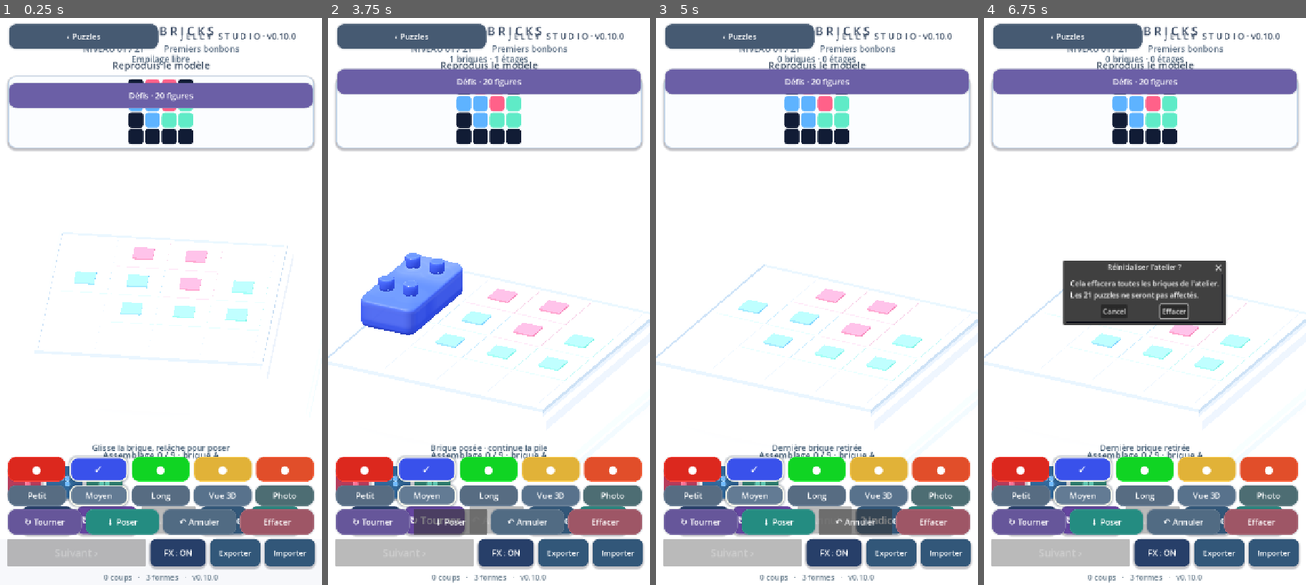
Above: before the commit, frames 1-4 (left to right).
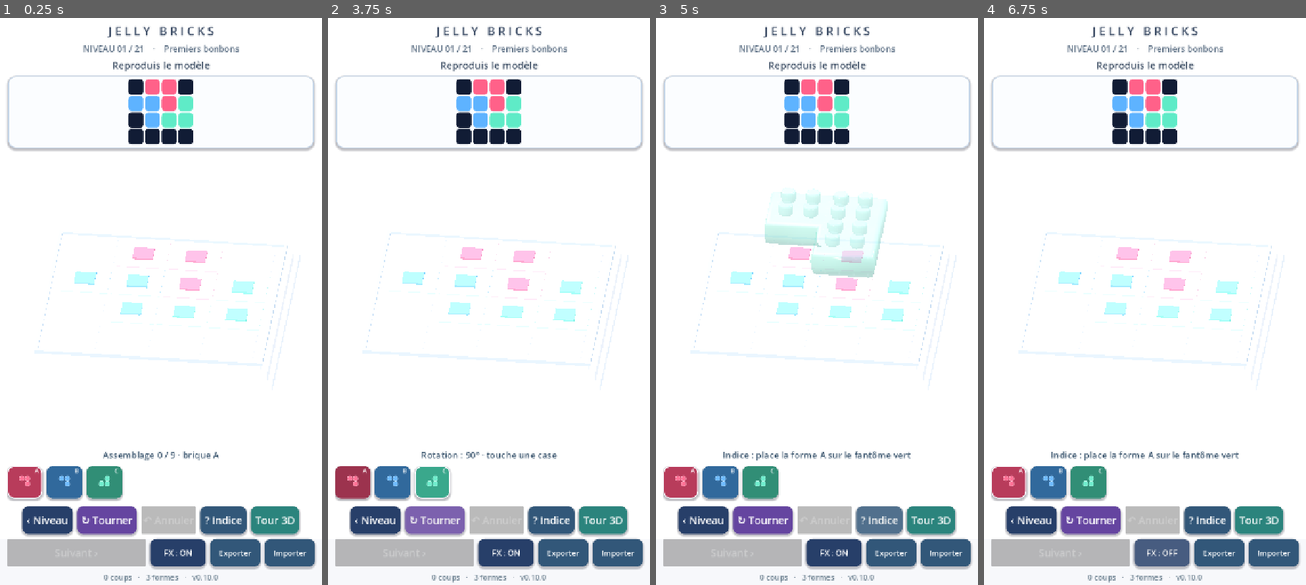
Above: after the commit, the same moments.

Repository: dbrckk/Jelly-bricks
Game: Godot game, scene res://scenes/main.tscn
The game is run twice, just before and just after one commit, with the same random seed, the same clock (stepped at 60 frames per second) and the same inputs.
Inputs (mouse positions are in pixels of both pictures, inside the frame that each line leads up to):
- Up to frame 1 (0.25 s): no input
- Up to frame 2 (3.75 s): click (353, 482) at 0.52 s; click (392, 482) at 1.27 s; click (431, 482) at 2.02 s; click "‹ Niveau" at 2.75 s; click "↻ Tourner" at 3.5 s
- Up to frame 3 (5 s): click "? Indice" at 4.25 s
- Up to frame 4 (6.75 s): click "Tour 3D" at 5 s; click "‹ Puzzles" at 5.75 s; click "FX : ON" at 6.5 s

The runs differ from the first frame. In frame 1, 18% of the frame differs, in the area x 2-98%, y 1-92%; in frame 2, 24%; in frame 3, 24%; in frame 4, 26%, in the area x 0-100%, y 1-97%.
Error before the commit: Parse Error: Cannot infer the type of "next_xp" variable because the value doesn't have a set type. (res://scripts/figure_challenges.gd:152)

Commit message:
fix(godot): explicitly type XP mastery threshold for Godot 4.6 parser

Diff:
--- a/native-godot/scripts/figure_challenges.gd
+++ b/native-godot/scripts/figure_challenges.gd
@@ -149,7 +149,7 @@
     for i in range(thresholds.size()):
         if xp >= thresholds[i]:
             rank = i
-    var next_xp := -1 if rank == thresholds.size() - 1 else thresholds[rank + 1]
+    var next_xp: int = -1 if rank == thresholds.size() - 1 else int(thresholds[rank + 1])
     return {"title": titles[rank], "rank": rank + 1,
         "next_xp": next_xp, "xp": maxi(0, xp)}
 
